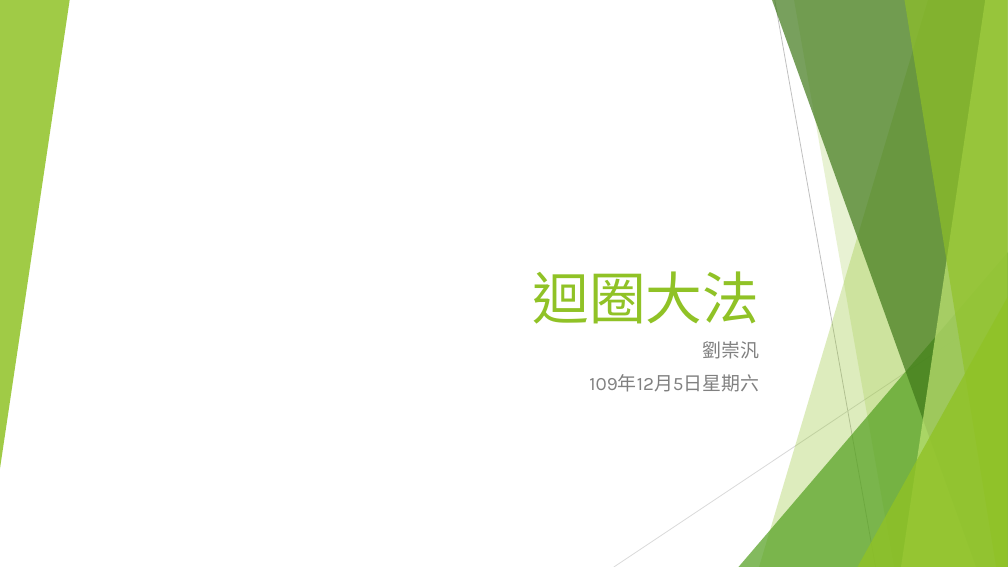
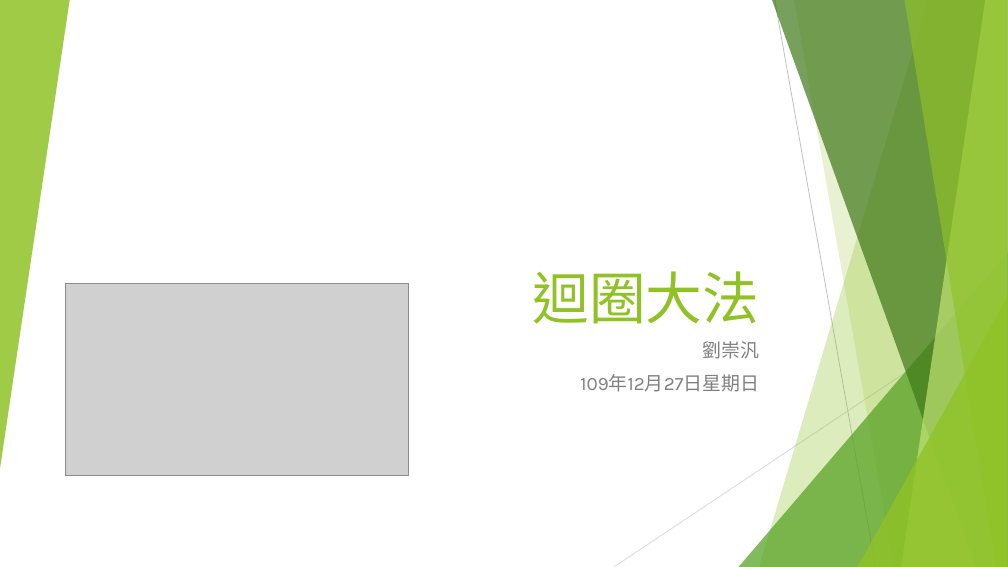
Before and after one commit to liulawsi/My_PPTs, a slide deck: slide 1 of LCC/Java/05迴圈大法.pptx. Drawn at 1008x567 pixels with LibreOffice and Linux fonts; fonts in the diff are those of the drawing; grey boxes stand for pictures. Boxes give left, top, right and bottom in pixels: in the first picture for what was removed or moved away, otherwise in the second. Text is boxed around its words. In the diff, an @@ line names an element or a change of style, - is before the commit and + after.

```diff
--- a/LCC/Java/05迴圈大法.pptx
+++ b/LCC/Java/05迴圈大法.pptx
@@ picture added at box(66, 284, 409, 476) @@
@@ subtitle at box(580, 374, 759, 392): text changed @@
-109年12月5日星期六
+109年12月27日星期日
```
Also in this commit, not shown: 15 other files.
